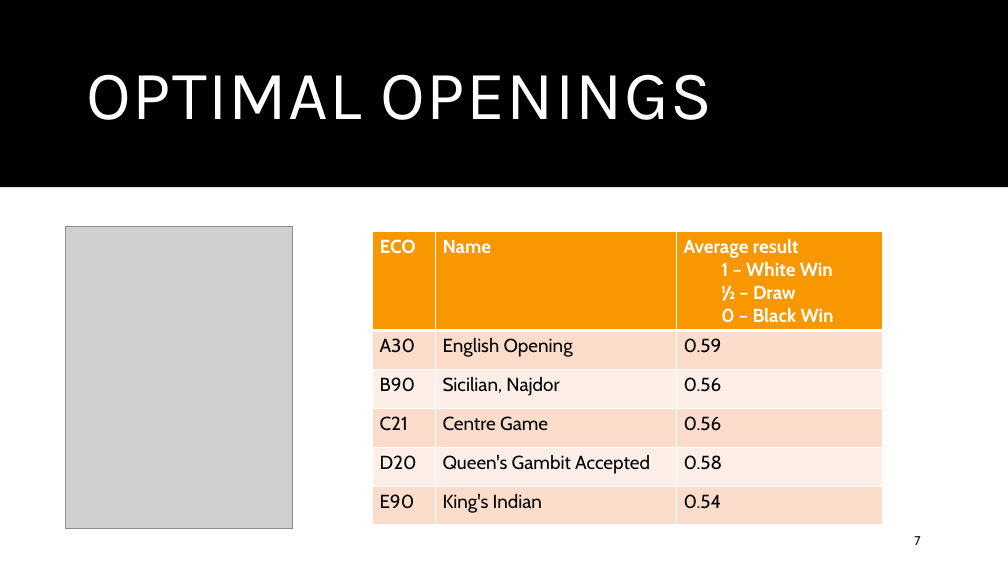
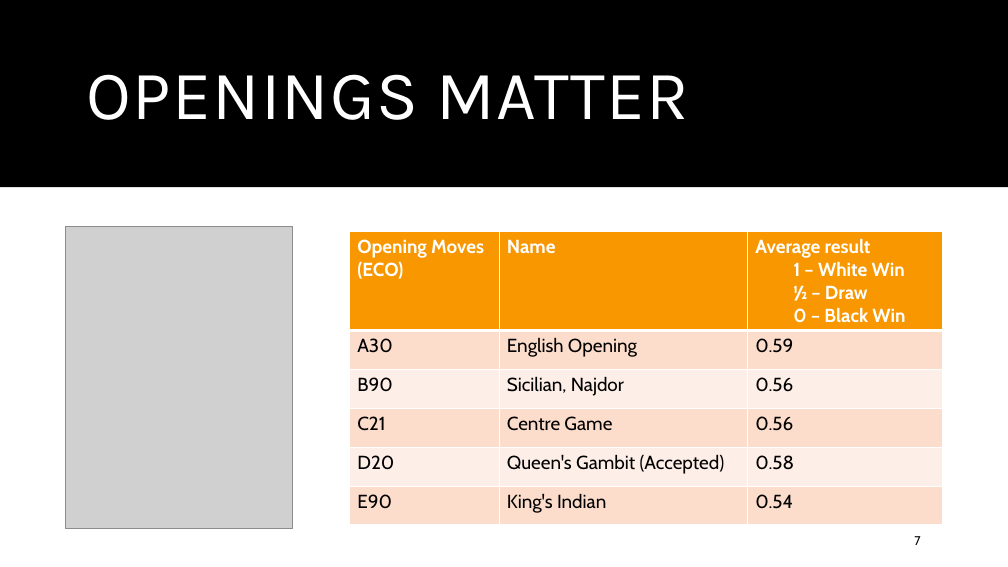
Before and after one commit to AGordon777/Unit5-MidProject, a slide deck: slide 7 of Presentation.pptx. Drawn at 1008x567 pixels with LibreOffice and Linux fonts; fonts in the diff are those of the drawing; grey boxes stand for pictures. Boxes give left, top, right and bottom in pixels: in the first picture for what was removed or moved away, otherwise in the second. Text is boxed around its words. In the diff, an @@ line names an element or a change of style, - is before the commit and + after.

```diff
--- a/Presentation.pptx
+++ b/Presentation.pptx
@@ title at (87, 74, 689, 120): text changed @@
-OPTIMAL OPENINGS
+OPENINGS MATTER
@@ table at (350, 231, 943, 524) @@
-row 1, column 1: ECO
+row 1, column 1: Opening Moves / (ECO)
-row 5, column 2: Queen's Gambit Accepted
+row 5, column 2: Queen's Gambit (Accepted)
@@ table: place and size @@
-table at (372, 231, 883, 524)
+table at (350, 231, 943, 524)
```
Also in this commit, not shown: 7 other slides changed, 2 other files.
